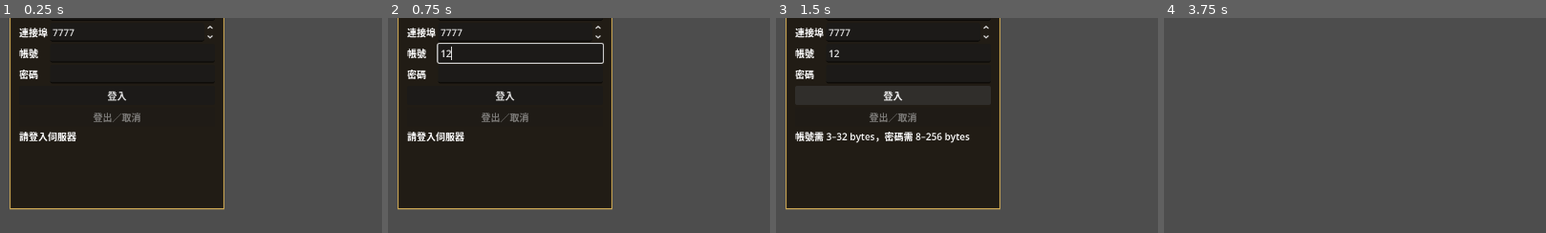
Above: before the commit, frames 1-4 (left to right).
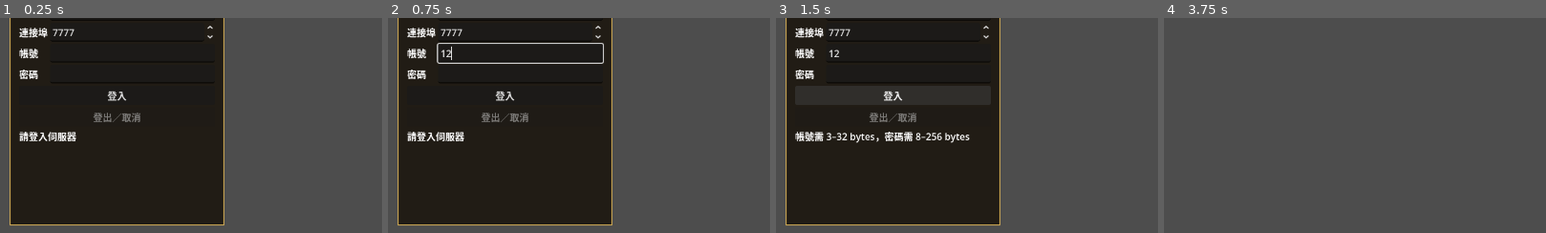
Above: after the commit, the same moments.

Repository: kevin840307/SGTest
Game: Godot game, scene res://app/main.tscn
The game is run twice, just before and just after one commit, with the same random seed, the same clock (stepped at 60 frames per second) and the same inputs.
Inputs (mouse positions are % of the whole screen's width and height, from its top left):
- Up to frame 1 (0.25 s): no input
- Up to frame 2 (0.75 s): click (17, 27) at 0.52 s; type "12" at 0.6 s
- Up to frame 3 (1.5 s): click (17, 32) at 0.75 s; type "12" at 0.83 s; click "登入" at 1.25 s
- Up to frame 4 (3.75 s): click "地圖 15" at 2 s; click "地圖 13" at 2.75 s; click "登入／連線" at 3.5 s
The pictures show only the part of the screen within x 0-50%, y 19-69%; the shares and areas given below are measured in that part.

The runs differ from the first frame. In frame 1, 4.5% of the frame differs, in the area x 2-59%, y 88-97%; in frame 2, 4.5%; in frame 3, 4.5%; in frame 4, nothing differs.

Commit message:
feat(client): click ground drops and apply authoritative pickup inventory grants

Diff:
--- a/client/app/main.gd
+++ b/client/app/main.gd
@@ -118,8 +118,13 @@
 func _unhandled_input(event: InputEvent) -> void:
 	if event is InputEventMouseButton and event.button_index == MOUSE_BUTTON_LEFT and event.pressed and session_panel.active and world_view.phase == "ready":
 		var point: Vector2 = world_view.camera.screen_to_world(event.position)
-		var monster_id: int = world_view.pick_monster_at(point)
-		if monster_id > 0:
+		var drop_id: int = world_view.pick_ground_drop_at(point)
+		var monster_id: int = world_view.pick_monster_at(point) if drop_id == 0 else 0
+		if drop_id > 0:
+			# Ground pickup takes priority over nearby monsters; failure
+			# never silently falls back to movement or an attack.
+			session_panel.submit_pickup_drop(drop_id)
+		elif monster_id > 0:
 			# A live visible monster takes attack priority over ground movement.
 			# Never fall back to movement when the combat intent is backpressured.
 			session_panel.submit_attack_monster(monster_id)
--- a/client/network/client_session.gd
+++ b/client/network/client_session.gd
@@ -87,6 +87,13 @@
 		return false
 	return _queue_intent({"type": "move", "x": target_x, "y": target_y})
 
+func pickup_ground_drop(drop_id: int) -> bool:
+	var current := snapshot()
+	if drop_id <= 0 or bool(current.get("player_dead",false)) or not (current.get("ground_drops",{}) as Dictionary).has(drop_id):
+		return false
+	return _queue_intent({"type":"pickup_ground_drop","drop_id":drop_id})
+
+
 func respawn() -> bool:
 	var current := snapshot()
 	if not bool(current.get("combat_available",false)) or not bool(current.get("player_dead",false)):
@@ -322,6 +329,18 @@
 		if not frame.is_empty() and _transport.send_frame(frame) and _world.mark_npc_interact_sent(sequence):
 			_pop_intent()
 			_publish()
+	elif kind == "pickup_ground_drop":
+		var current: Dictionary = _world.snapshot()
+		if int(current.state) != WorldState.STATE_IN_WORLD or bool(current.player_dead) or not bool(current.world_ready) or bool(current.resync_pending) or int(current.pending_world_ready_ack_epoch) != 0 or int(current.last_world_ready_ack_epoch) != int(current.map_epoch) or bool(current.waiting_for_new_map) or int(current.pending_pickup_sequence) != 0:
+			return
+		if not (current.ground_drops as Dictionary).has(int(intent.drop_id)):
+			_pop_intent() # ground item already disappeared before this intent sent
+			return
+		var sequence := int(current.pickup_sequence) + 1
+		var frame := WireCodec.encode_ground_pickup(int(current.map_epoch),sequence,int(intent.drop_id))
+		if not frame.is_empty() and _transport.send_frame(frame) and _world.mark_pickup_sent(sequence,int(intent.drop_id)):
+			_pop_intent()
+			_publish()
 	elif kind == "respawn":
 		var current: Dictionary = _world.snapshot()
 		if int(current.state) != WorldState.STATE_IN_WORLD or not bool(current.player_dead) or not bool(current.combat_availa …(227 unchanged characters)…
--- a/client/network/world_state.gd
+++ b/client/network/world_state.gd
@@ -42,6 +42,15 @@
 var last_player_damage_tick := -1
 var last_player_damage := {}
 var stale_player_damage := 0
+var pickup_sequence := 0
+var pending_pickup_sequence := 0
+var pending_pickup_drop_id := 0
+var last_pickup_result_sequence := 0
+var last_pickup_result_status := -1
+var last_pickup_result := {}
+var stale_pickup_results := 0
+var received_item_grants := {}
+
 var respawn_sequence := 0
 var last_respawn_result_sequence := 0
 var last_respawn_result_status := -1
@@ -97,6 +106,15 @@
 	attack_sequence = sequence
 	return true
 
+func mark_pickup_sent(sequence: int, drop_id: int) -> bool:
+	if state != STATE_IN_WORLD or player_dead or not world_ready or resync_pending or waiting_for_new_map or pending_world_ready_ack_epoch != 0 or last_world_ready_ack_epoch != map_epoch or pending_pickup_sequence != 0 or sequence <= pickup_sequence or sequence > 0xffffffff or drop_id <= 0 or not ground_drops.has(drop_id):
+		return false
+	pickup_sequence = sequence
+	pending_pickup_sequence = sequence
+	pending_pickup_drop_id = drop_id
+	return true
+
+
 func mark_player_respawn_sent(sequence: int) -> bool:
 	if state != STATE_IN_WORLD or not combat_available or not player_dead or not world_ready or resync_pending or waiting_for_new_map or pending_world_ready_ack_epoch != 0 or last_world_ready_ack_epoch != map_epoch or sequence <= respawn_sequence or sequence > 0xffffffff:
 		return false
@@ -149,6 +167,8 @@
 			return _apply_player_damage(frame)
 		WireCodec.OPCODE_PLAYER_RESPAWN_RESULT:
 			return _apply_player_respawn_result(frame)
+		WireCodec.OPCODE_GROUND_PICKUP_RESULT:
+			return _apply_pickup_result(frame)
 		WireCodec.OPCODE_WORLD_READY:
 			return _apply_world_ready(frame)
 		WireCodec.OPCODE_SELF_STATE:
@@ -207,6 +227,14 @@
 		"last_player_damage_tick": last_player_damage_tick,
 		"last_player_damage": last_player_damage.duplicate(true),
 		"stale_player_damage": stale_player_damage,
+		"pickup_sequence": pickup_sequence,
+		"pending_pickup_sequence": pending_pickup_sequence,
+		"pending_pickup_drop_id": pending_pickup_drop_id,
+		"last_pickup_result_sequence": last_pickup_result_sequence,
+		"last_pickup_result_status": last_pickup_result_status,
+		"last_pickup_result": last_pickup_result.duplicate(true),
+		"stale_pickup_results": stale_pickup_results,
+		"received_item_grants": received_item_grants.duplicate(true),
 		"respawn_sequence": respawn_sequence,
 		"last_respawn_result_sequence": last_respawn_result_sequence,
 		"last_respawn_result_status": last_respawn_result_status,
@@ -294,6 +322,14 @@
 	last_player_damage_tick = -1
 	last_player_damage.clear()
 	stale_player_damage = 0
+	pickup_sequence = 0
+	pending_pickup_sequence = 0
+	pending_pickup_drop_id = 0
+	last_pickup_result_sequence = 0
+	last_pickup_result_status = -1
+	last_pickup_result.clear()
+	stale_pickup_results = 0
+	received_item_grants.clear()
 	respawn_sequence = 0
 	last_respawn_result_sequence = 0
 	last_respawn_result_status = -1
@@ -529,6 +565,13 @@
 		last_attack_server_tick = -1
 		last_attack_result.clear()
 		stale_attack_results = 0
+		pickup_sequence = 0
+		pending_pickup_sequence = 0
+		pending_pickup_drop_id = 0
+		last_pickup_result_sequence = 0
+		last_pickup_result_status = -1
+		last_pickup_result.clear()
+		stale_pickup_results = 0
 		respawn_sequence = 0
 		last_respawn_result_sequence = 0
 		last_respawn_result_status = -1
@@ -661,6 +704,43 @@
 	last_aoi_tick = maxi(last_aoi_tick,int(value.server_tick))
 	return true
 
+func _apply_pickup_result(frame: PackedByteArray) -> bool:
+	if state != STATE_IN_WORLD:
+		return fail("pickup_result_out_of_state")
+	var result := WireCodec.decode_ground_pickup_result(frame)
+	if result.is_empty():
+		return fail("invalid_pickup_result")
+	var epoch := int(result.map_epoch)
+	var sequence := int(result.pickup_sequence)
+	if epoch < map_epoch:
+		stale_pickup_results += 1
+		return true
+	if epoch > map_epoch:
+		return fail("future_pickup_result")
+	if sequence > pickup_sequence:
+		return fail("unsent_pickup_result")
+	if sequence <= last_pickup_result_sequence:
+		stale_pickup_results += 1
+		return true
+	if pending_pickup_sequence != sequence or pending_pickup_drop_id != int(result.drop_id):
+		return fail("pickup_result_wrong_request")
+	last_pickup_result_sequence = sequence
+	last_pickup_result_status = int(result.status)
+	last_pickup_result = result.duplicate(true)
+	pending_pickup_sequence = 0
+	pending_pickup_drop_id = 0
+	# Only acknowledge inventory UIDs from authenticated Server results.
+	# This list is session-local, NOT the full durable inventory baseline.
+	if int(result.status) in [0,1]:
+		var uid := int(result.item_uid)
+		received_item_grants[uid] = {
+			"item_uid":uid,
+			"item_definition_id":int(result.item_definition_id),
+			"quantity":int(result.quantity),
+			"drop_id":int(result.drop_id)}
+	return true
+
+
 func _apply_ground_drop_spawn(frame: PackedByteArray) -> bool:
 	var value := WireCodec.decode_ground_drop_spawn(frame)
 	if value.is_empty():
--- a/client/rendering/world_view.gd
+++ b/client/rendering/world_view.gd
@@ -226,6 +226,22 @@
 			camera.set_focus(epoch,focus)
 
 
+func pick_ground_drop_at(point: Vector2, radius: float = 14.0) -> int:
+	if phase != "ready" or not show_players or _player_snapshot.is_empty() or not point.is_finite():
+		return 0
+	var drops: Dictionary = _player_snapshot.get("ground_drops",{})
+	var best := 0
+	var distance := radius*radius
+	for raw_id in drops:
+		var id := int(raw_id)
+		var drop: Dictionary = drops[raw_id]
+		var d := point.distance_squared_to(Vector2(float(drop.x),float(drop.y)))
+		if d < distance or (is_equal_approx(d,distance) and best != 0 and id < best):
+			best = id
+			distance = d
+	return best
+
+
 func ground_drop_count() -> int:
 	if phase != "ready" or not show_players:
 		return 0
--- a/client/ui/session_panel.gd
+++ b/client/ui/session_panel.gd
@@ -19,6 +19,7 @@
 var characters := OptionButton.new()
 var choose_button := Button.new()
 var respawn_button := Button.new()
+var pickup_status := Label.new()
 var status := Label.new()
 var _characters: Array = []
 var _chosen := false
@@ -57,7 +58,7 @@
 	logout_button.text = "登出／取消"
 	choose_button.text = "進入世界"
 	respawn_button.text = "復活"
-	for control in [login_button,characters,choose_button,respawn_button,logout_button,status]:
+	for control in [login_button,characters,choose_button,respawn_button,logout_button,status,pickup_status]:
 		column.add_child(control)
 	login_button.pressed.connect(login)
 	password_input.text_submitted.connect(func(_text): login())
@@ -74,6 +75,7 @@
 	add_theme_color_override("font_color",Color("f2d995"))
 	_set_controls()
 	status.text = "請登入伺服器"
+	pickup_status.text = ""
 
 
 func login() -> void:
@@ -95,6 +97,7 @@
 	_world_epoch = 0
 	_latest = {}
 	_respawn_queued_after = -1
+	pickup_status.text = ""
 	characters.clear()
 	_characters = []
 	_set_controls()
@@ -119,6 +122,10 @@
 
 func submit_attack_monster(entity_id: int) -> bool:
 	return active and not bool(_latest.get("reconnecting",false)) and bool(_latest.get("world_ready",false)) and not bool(_latest.get("player_dead",false)) and not bool(_latest.get("resync_pending",false)) and entity_id > 0 and session.attack_monster(entity_id)
+
+
+func submit_pickup_drop(drop_id: int) -> bool:
+	return active and not bool(_latest.get("reconnecting",false)) and bool(_latest.get("world_ready",false)) and not bool(_latest.get("player_dead",false)) and not bool(_latest.get("resync_pending",false)) and int(_latest.get("pending_pickup_sequence",0)) == 0 and drop_id > 0 and session.pickup_ground_drop(drop_id)
 
 
 func submit_npc_interact(spawn_id: int) -> bool:
@@ -146,6 +153,7 @@
 	_world_epoch = 0
 	_latest = {}
 	_respawn_queued_after = -1
+	pickup_status.text = ""
 	_characters = []
 	characters.clear()
 	password_input.clear()
@@ -189,6 +197,12 @@
 	_poll_elapsed = 0.0
 	_latest = session.snapshot() # Reads published state; never pumps packets.
 	_set_respawn_controls()
+	var pickup_result: Dictionary = _latest.get("last_pickup_result",{})
+	if not pickup_result.is_empty():
+		if int(pickup_result.status) in [0,1]:
+			pickup_status.text = "本次拾取：道具 %d ×%d（UID %d）" % [int(pickup_result.item_definition_id),int(pickup_result.quantity),int(pickup_result.item_uid)]
+		else:
+			pickup_status.text = "拾取失敗，代碼 %d" % int(pickup_result.status)
 	if bool(_latest.get("reconnecting",false)):
 		status.text = "連線中斷，正在重新連線（%d/%d）…" % [int(_latest.reconnect_attempt),int(_latest.max_reconnect_attempts)]
 		return
